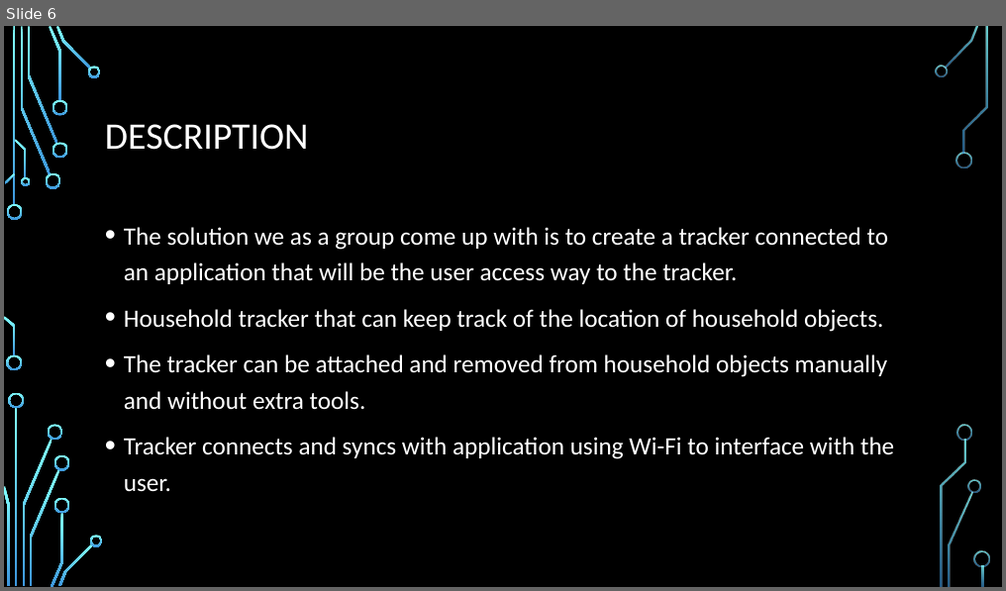
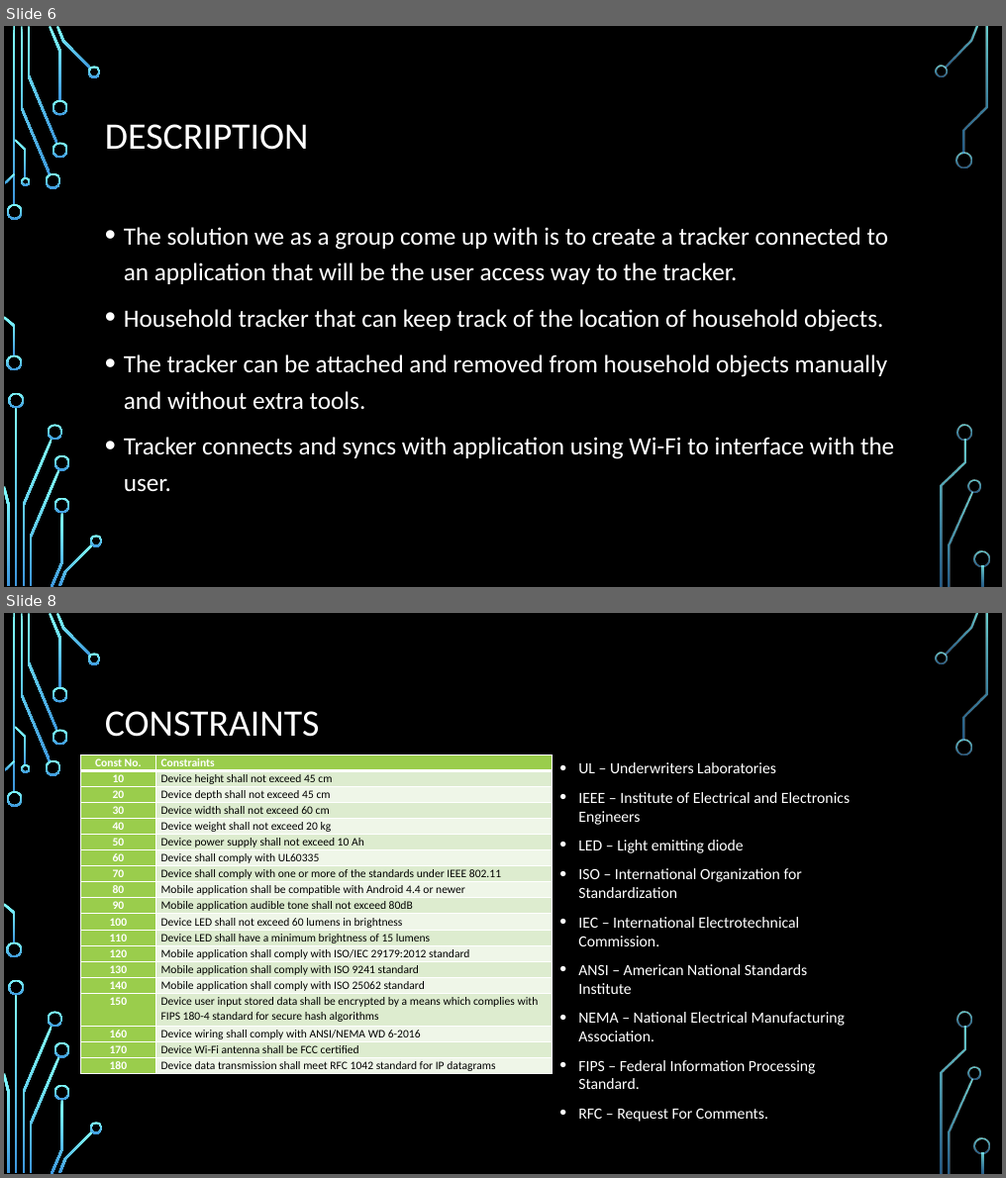
Before and after one commit to dontaylor6000/Group27_Tracker, a slide deck: Documentation/PDR.pptx. Shown one above the other, each under a label of ours: slide 6 before the commit, slides 6 and 8 after it; the slides between them are not shown. The pictures are 1006x591 and 1006x1178 pixels, drawn with LibreOffice and Linux fonts; fonts in the diff are those of the drawing; background and template pictures are left out. Boxes give left, top, right and bottom in pixels: in the first picture for what was removed or moved away, otherwise in the second. Text is boxed around its words. In the diff, an @@ line names an element or a change of style, - is before the commit and + after.

```diff
--- a/Documentation/PDR.pptx
+++ b/Documentation/PDR.pptx
@@ slide 8 added at [4, 613, 1002, 1174], background picture (left out); not listed: 36 template elements that a slide beside it also shows @@
@@ title added at [105, 711, 320, 737], 36 pt, text #FFFFFF @@
+CONSTRAINTS
@@ table added at [81, 755, 552, 1075], 19 rows, 2 columns @@
+Const No. | Constraints
+10 | Device height shall not exceed 45 cm
+20 | Device depth shall not exceed 45 cm
+30 | Device width shall not exceed 60 cm
+40 | Device weight shall not exceed 20 kg
+50 | Device power supply shall not exceed 10 Ah
+60 | Device shall comply with UL60335
+70 | Device shall comply with one or more of the standards under IEEE 802.11
+80 | Mobile application shall be compatible with Android 4.4 or newer
+90 | Mobile application audible tone shall not exceed 80dB
+100 | Device LED shall not exceed 60 lumens in brightness
+110 | Device LED shall have a minimum brightness of 15 lumens
+120 | Mobile application shall comply with ISO/IEC 29179:2012 standard
+130 | Mobile application shall comply with ISO 9241 standard
+140 | Mobile application shall comply with ISO 25062 standard
+150 | Device user input stored data shall be encrypted by a means which complies with FIPS 180-4 standard for secure hash algorithms
+160 | Device wiring shall comply with ANSI/NEMA WD 6-2016
+170 | Device Wi-Fi antenna shall be FCC certified
+180 | Device data transmission shall meet RFC 1042 standard for IP datagrams
@@ text added at [578, 762, 849, 1122], 15 pt, text #FFFFFF @@
+• UL – Underwriters Laboratories
+• IEEE – Institute of Electrical and Electronics Engineers
+• LED – Light emitting diode
+• ISO – International Organization for Standardization
+• IEC – International Electrotechnical Commission.
+• ANSI – American National Standards Institute
+• NEMA – National Electrical Manufacturing Association.
+• FIPS – Federal Information Processing Standard.
+• RFC – Request For Comments.
```
Also in this commit, not shown: 12 slides changed, 8 other slides added, 4 slides removed.
